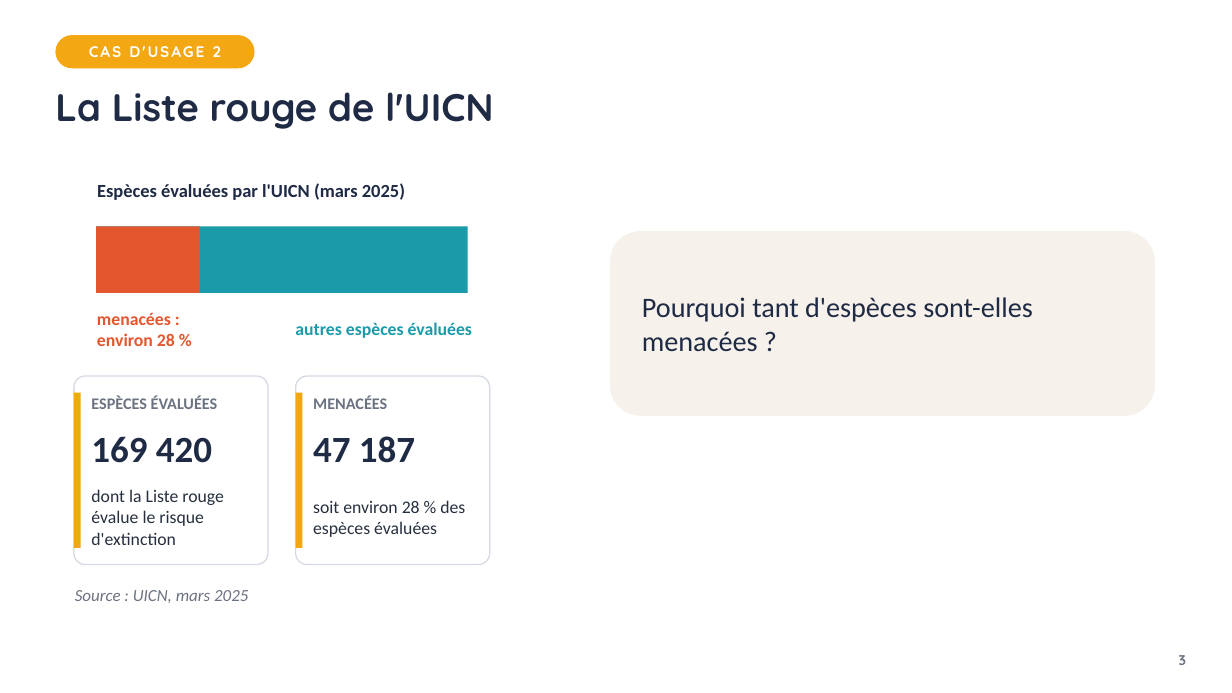
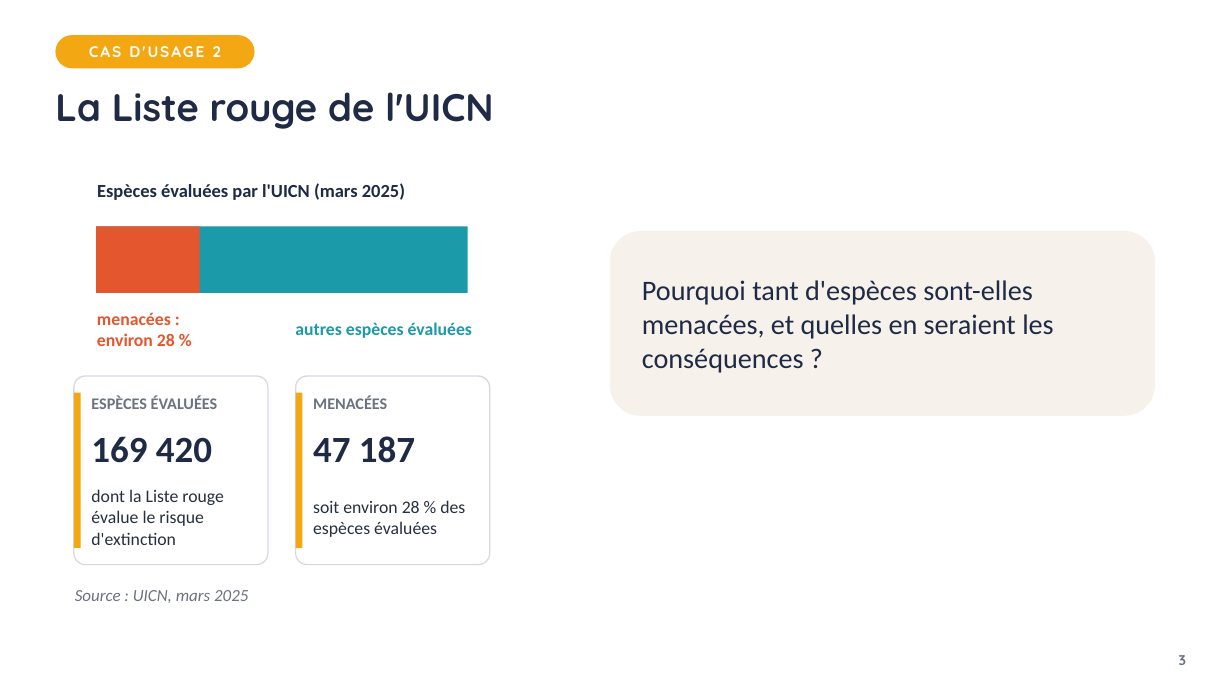
Before and after one commit to VinceIXIV/SVT-cour, a slide deck: slide 3 of cours/3e/S20-la-biodiversite-menacee-par-les-activites-humaines/3e-S20-diaporama.pptx. Drawn at 1232x693 pixels with LibreOffice and Linux fonts; fonts in the diff are those of the drawing. Boxes give left, top, right and bottom in pixels: in the first picture for what was removed or moved away, otherwise in the second. Text is boxed around its words. In the diff, an @@ line names an element or a change of style, - is before the commit and + after.

```diff
--- a/cours/3e/S20-la-biodiversite-menacee-par-les-activites-humaines/3e-S20-diaporama.pptx
+++ b/cours/3e/S20-la-biodiversite-menacee-par-les-activites-humaines/3e-S20-diaporama.pptx
@@ text in rounded rectangle at box(642, 280, 1054, 373): text changed @@
-Pourquoi tant d'espèces sont-elles menacées ?
+Pourquoi tant d'espèces sont-elles menacées, et quelles en seraient les conséquences ?
```
Also in this commit, not shown: 43 other files.
